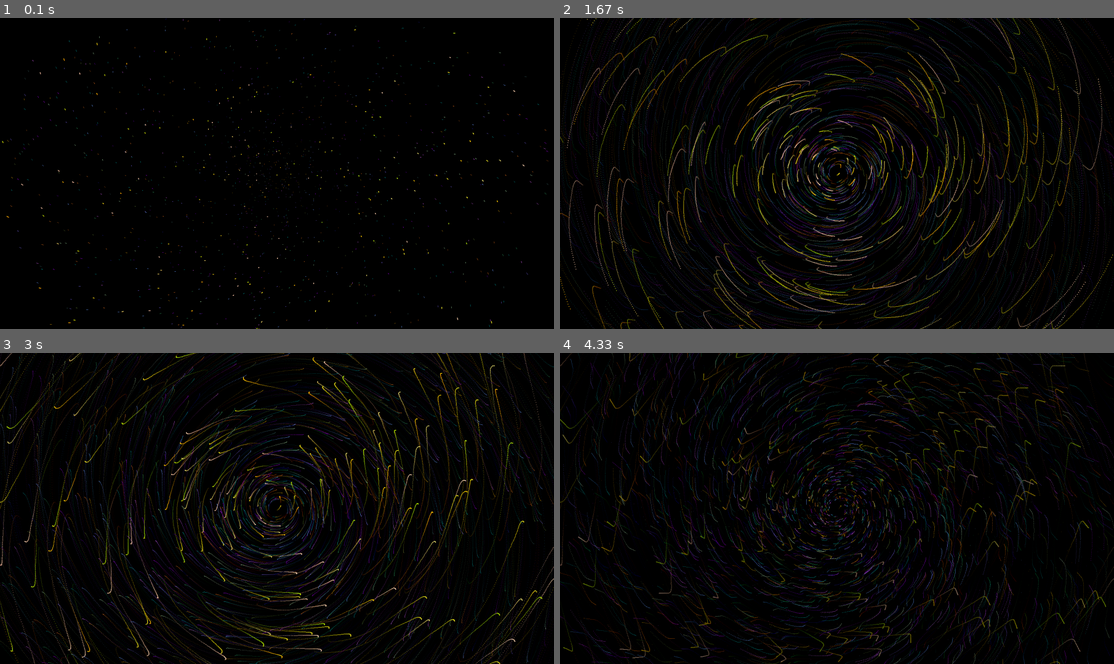
Above: before the commit, frames 1-4 (two rows, left to right).
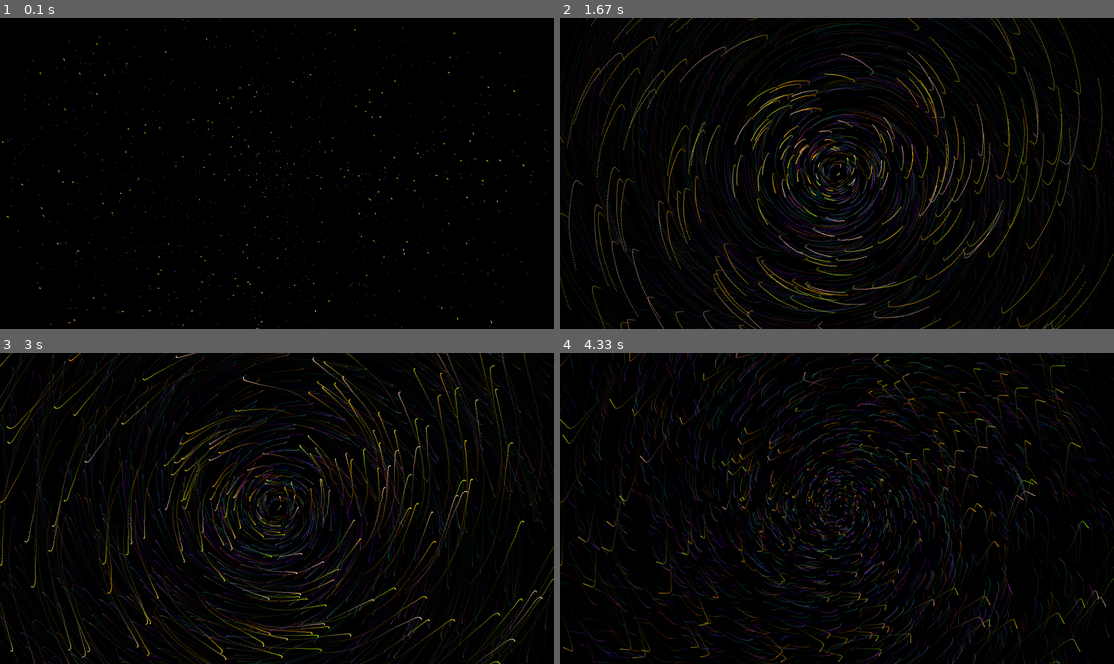
Above: after the commit, the same moments.

Repository: chrisrcampbell2008/pygame_visual
Game: pygame game, started from main.py
The game is run twice, just before and just after one commit, with the same random seed, the same clock (stepped at 60 frames per second) and the same inputs.
Inputs:
- Up to frame 1 (0.1 s): no input
- Up to frame 2 (1.67 s): hold Right 0.33-0.8 s; hold Up 0.83-1.13 s; hold Right 1.17-1.63 s
- Up to frame 3 (3 s): hold Left 1.67-2.2 s; hold Down 2.23-2.53 s; hold Left 2.57-2.97 s
- Up to frame 4 (4.33 s): tap 1 at 3.4 s; hold Right from 3.73 s (still down)

The runs differ from the first frame. In frame 1, 0.1% of the frame differs, in the area x 0-95%, y 3-100%; in frame 2, 2.1%, in the area x 1-98%, y 0-100%; in frame 3, 1.8%; in frame 4, 0.8%.

Commit message:
6-1-26: Performance improvements, image preload, scale cache

Diff:
--- a/main.py
+++ b/main.py
@@ -33,7 +33,6 @@
     'darkseagreen', 'teal', 'darkcyan', 'indigo', 'darkolivegreen',
     'chocolate', 'darkgoldenrod', 'midnightblue', 'slateblue', 'seagreen'
 ]
-# IMAGE_PATH = "./note3.png"
 STARS = ["./images/star2.png", "./images/star3.png", "./images/star4.png", "./images/star5.png", "./images/star6.png"]
 MUSIC_NOTES = ["./music_notes/note3.png", "./music_notes/note4.png", "./music_notes/note5.png", "./music_notes/note6.png", "./music_notes/note7.png", "./music_notes/note8.png"]
 
@@ -68,36 +67,37 @@
 INNER_STARS = "image"
 OPPOSITE_ROTATION = True
 
+# Images loaded once from disk; scaled surfaces cached by (surface id, w, h)
+_IMAGE_CACHE = {}
+_SCALE_CACHE = {}
+
+def get_image(path):
+    if path not in _IMAGE_CACHE:
+        _IMAGE_CACHE[path] = pg.image.load(path).convert_alpha()
+    return _IMAGE_CACHE[path]
+
+def get_scaled(surface, w, h):
+    key = (id(surface), w, h)
+    if key not in _SCALE_CACHE:
+        _SCALE_CACHE[key] = pg.transform.scale(surface, (w, h))
+    return _SCALE_CACHE[key]
+
+
 class Star:
     def __init__(self, app, star_type, star_pos):
         self.screen = app.screen
         self.pos3d = self.get_pos3d(star_pos)
         self.vel = random.uniform(*VELOCITY)
-        # self.vel = (random.uniform(0.05, 0.25)) if star_type == "image" else (random.uniform(0.25, 0.55))
         self.color = random.choice(INNER_COLORS) if star_pos == "inner" else random.choice(OUTER_COLORS)
         self.screen_pos = vec2(0, 0)
         self.size_image = .25
         self.size_shape = .01
-        self.image = pg.image.load(random.choice(OUTER_IMAGES)).convert_alpha()
-        self.inner_image = pg.image.load(random.choice(INNER_IMAGES)).convert_alpha()
+        image_list = OUTER_IMAGES if star_pos == "outer" else INNER_IMAGES
+        self.image = get_image(random.choice(image_list))
         self.image_rect = self.image.get_rect()
         self.star_type = star_type
         self.star_pos = star_pos
         self.wiggle_offset = random.uniform(0, 2 * math.pi)
-
-    # def get_pos3d(self, star_pos):
-    #     angle = random.uniform(0, 2 * math.pi)
-
-    #     if (GLOBAL_STARS):
-    #         radius = random.randrange(HEIGHT // SCALE_POS, HEIGHT) * SCALE_POS
-    #     elif (star_pos == "outer"):
-    #         radius = random.randrange(HEIGHT // 4, HEIGHT // 3) * SCALE_POS
-    #     else:
-    #         radius = random.randrange(HEIGHT // 4, HEIGHT // 3) * (SCALE_POS // 4)
-
-    #     x = radius * math.sin(angle)
-    #     y = radius * math.cos(angle)
-    #     return vec3(x, y, Z_DISTANCE)
 
     def get_pos3d(self, star_pos, scale_pos=35):
         angle = random.uniform(0, 2 * math.pi)
@@ -113,7 +113,7 @@
         y = radius * math.cos(angle)
         return vec3(x, y, Z_DISTANCE)
 
-    def update(self):
+    def update(self, time_elapsed):
         self.pos3d.z -= self.vel
         self.pos3d = self.get_pos3d(self.star_pos) if self.pos3d.z < 1 else self.pos3d
 
@@ -122,13 +122,9 @@
         self.size_shape = (Z_DISTANCE - self.pos3d.z) / (.02 * self.pos3d.z) * .25
 
         if (PULSE_EFFECT):
-            time_elapsed = pg.time.get_ticks() / 1000
-            pulsating_frequency = 3.0
-            pulsating_amplitude_shape = .5
-            decay_factor = 0.95  # Adjust the decay factor to smooth out the pulsation
-            pulsating_factor_shape = 0.5 * math.sin(self.pos3d.z / 20 + pulsating_frequency * time_elapsed) + 1.5
-            self.size_shape = (Z_DISTANCE - self.pos3d.z) / (0.02 * self.pos3d.z) * 0.25 * pulsating_factor_shape * pulsating_amplitude_shape
-            self.size_shape *= decay_factor
+            pulsating_factor_shape = 0.5 * math.sin(self.pos3d.z / 20 + 3.0 * time_elapsed) + 1.5
+            self.size_shape = (Z_DISTANCE - self.pos3d.z) / (0.02 * self.pos3d.z) * 0.25 * pulsating_factor_shape * 0.5
+            self.size_shape *= 0.95
 
         if (OPPOSITE_ROTATION):
             self.pos3d.xy = self.pos3d.xy.rotate(ROTATION_SPEED if self.star_pos != "inner" else -ROTATION_SPEED)
@@ -139,21 +135,16 @@
                 self.screen_pos += mouse_pos
 
         if SIN_ROTATION:
-            time_elapsed = pg.time.get_ticks() / 1000
-            oscillation_amplitude = 50
-            oscillation_frequency = 0.0001
-            rotation_angle = math.sin(time_elapsed * oscillation_frequency) * oscillation_amplitude
+            rotation_angle = math.sin(time_elapsed * 0.0001) * 50
             rotated_pos = self.rotate_vector(self.screen_pos, rotation_angle)
             self.screen_pos = rotated_pos
 
         if (WIGGLING_EFFECT):
             wiggle_amplitude = 30
-            wiggle_frequency = 0.01
             self.screen_pos.x += math.sin(self.wiggle_offset) * wiggle_amplitude
             self.screen_pos.y += math.cos(self.wiggle_offset) * wiggle_amplitude
-            self.wiggle_offset += wiggle_frequency
-
-    # USED FOR SIN ROTATION
+            self.wiggle_offset += 0.01
+
     def rotate_vector(self, vector, angle):
         rotated_x = vector.x * math.cos(angle) - vector.y * math.sin(angle)
         rotated_y = vector.x * math.sin(angle) + vector.y * math.cos(angle)
@@ -162,17 +153,13 @@
     def draw(self):
         if (self.star_type == "image"):
             if (self.star_pos == "outer"):
-                image = self.image
-                scaled_width = int(image.get_width() * self.size_image)
-                scaled_height = int(image.get_height() * self.size_image)
-                scaled_image = pg.transform.scale(image, (scaled_width, scaled_height))
+                w = max(1, int(self.image.get_width() * self.size_image))
+                h = max(1, int(self.image.get_height() * self.size_image))
             else:
-                image = self.inner_image
-                scaled_width = int(image.get_width() * self.size_image) // 2
-                scaled_height = int(image.get_height() * self.size_image) // 2
-                scaled_image = pg.transform.scale(image, (scaled_width, scaled_height))
-
-            self.image_rect.topleft = self.screen_pos - vec2(image.get_width() // 8, image.get_height() // 8)
+                w = max(1, int(self.image.get_width() * self.size_image) // 2)
+                h = max(1, int(self.image.get_height() * self.size_image) // 2)
+            scaled_image = get_scaled(self.image, w, h)
+            self.image_rect.topleft = self.screen_pos - vec2(self.image.get_width() // 8, self.image.get_height() // 8)
             self.screen.blit(scaled_image, self.image_rect)
         else:
             if (self.star_pos == "outer"):
@@ -199,7 +186,6 @@
         self.inner_stars = self.create_stars(app, INNER_STARS, "inner", 6)
 
     def refresh_stars(self, app):
-        global OUTER_STARS, INNER_STARS
         self.initialize_stars(app)
 
     def create_stars(self, app, star_type, position, division_factor):
@@ -221,13 +207,9 @@
             self.refresh_stars(app)
         if keys[pg.K_1]:
             NUM_STARS = 1500
-            # Z_DISTANCE toggle 20-100, default 40
             Z_DISTANCE = 40
-            # 1 -> 200
             ALPHA = 1
-            # -.1 -> .1
             ROTATION_SPEED = 0
-            # (0.02, 0.05)
             VELOCITY = (0.02, 0.05)
             GLOBAL_STARS = True
             PULSE_EFFECT = True
@@ -238,11 +220,9 @@
             COLORS = [PASTEL_COLORS, SCIFI_COLORS, FOREST_COLORS, FIERY_COLORS, DIVERSE_COLORS]
             OUTER_COLORS = DIVERSE_COLORS
             INNER_COLORS = SCIFI_COLORS
-            # ("Circle", "Rectangle", "Line")
             SHAPES = ["Circle", "Rectangle", "Line"]
             INNER_SHAPE = "Circle"
             OUTER_SHAPE = "Line"
-            # ("mix", "shape", "image")
             OUTER_IMAGES = MUSIC_NOTES
             INNER_IMAGES = STARS
             OUTER_STARS = "shape"
@@ -273,7 +253,6 @@
             INNER_STARS = "shape"
             OPPOSITE_ROTATION = True
             self.refresh_stars(app)
-            print("After setting to False:", SIN_ROTATION)
         if keys[pg.K_3]:
             NUM_STARS=1500
             Z_DISTANCE=50
@@ -340,42 +319,42 @@
             SCALE_POS -= 1
         if keys[pg.K_DOWN]:
             SCALE_POS += 1
-        SCALE_POS = max(0, min(2, SCALE_POS))
+        SCALE_POS = max(1, min(100, SCALE_POS))
 
         if keys[pg.K_LEFT]:
             ROTATION_SPEED -= .01
-            # ROTATION_SPEED = max(-0.1, min(0.1, ROTATION_SPEED))
         if keys[pg.K_RIGHT]:
             ROTATION_SPEED += .01
-            # ROTATION_SPEED = max(-0.1, min(0.1, ROTATION_SPEED))
-
-        # ALPHA = max(1, min(200, ALPHA))
-        # ANGLE_MOD = max(1,min(2, ANGLE_MOD))
-
+
+        time_elapsed = pg.time.get_ticks() / 1000
         all_stars = self.outer_stars + self.inner_stars
-        [star.update() for star in all_stars]
+        for star in all_stars:
+            star.update(time_elapsed)
         all_stars.sort(key=lambda star: star.pos3d.z, reverse=True)
-        [star.draw() for star in all_stars]
-
-# PYTHON SETUP
+        for star in all_stars:
+            star.draw()
+
 class App:
     def __init__(self):
         self.screen = pg.display.set_mode(RES)
         self.clock = pg.time.Clock()
         self.starfield = Starfield(self)
         self.alpha_surface = pg.Surface(RES)
-        self.alpha_surface.set_alpha(ALPHA)
-
-    def run(self, app):
+
+    def run(self):
         while True:
-            # self.screen.fill('black')
+            self.alpha_surface.set_alpha(ALPHA)
             self.screen.blit(self.alpha_surface, (0, 0))
-            self.starfield.run(app)
+            self.starfield.run(self)
 
             pg.display.flip()
-            [exit() for i in pg.event.get() if i.type == pg.QUIT]
+            for event in pg.event.get():
+                if event.type == pg.QUIT:
+                    pg.quit()
+                    return
             self.clock.tick(60)
 
 if __name__ == '__main__':
+    pg.init()
     app = App()
-    app.run(app)
+    app.run()
